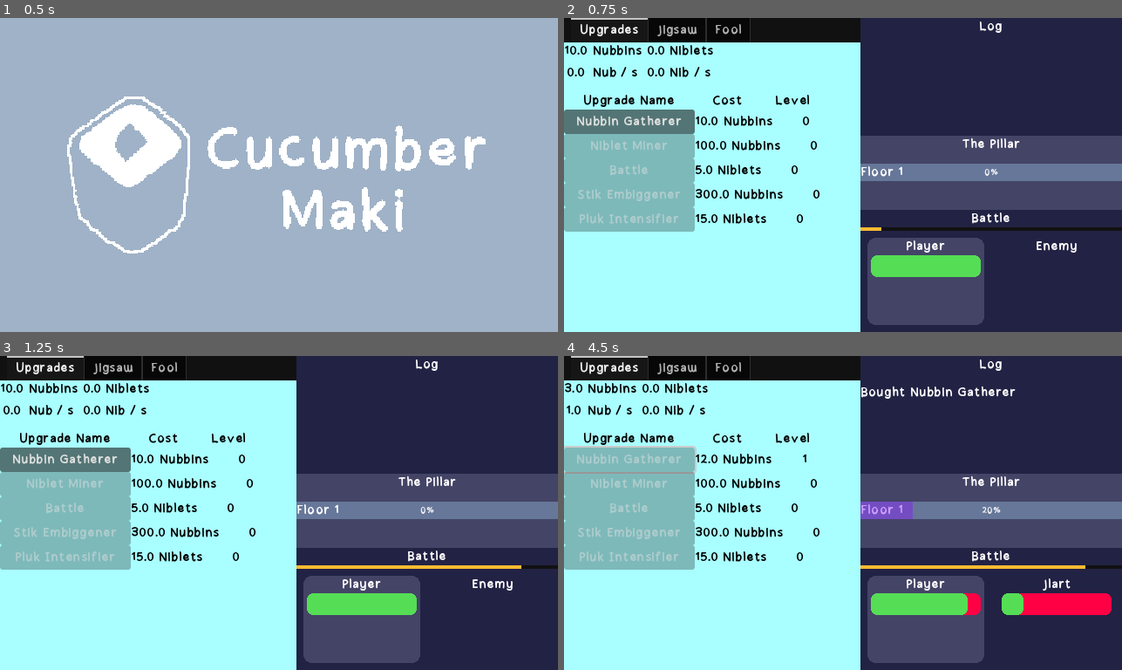
Above: before the commit, frames 1-4 (two rows, left to right).
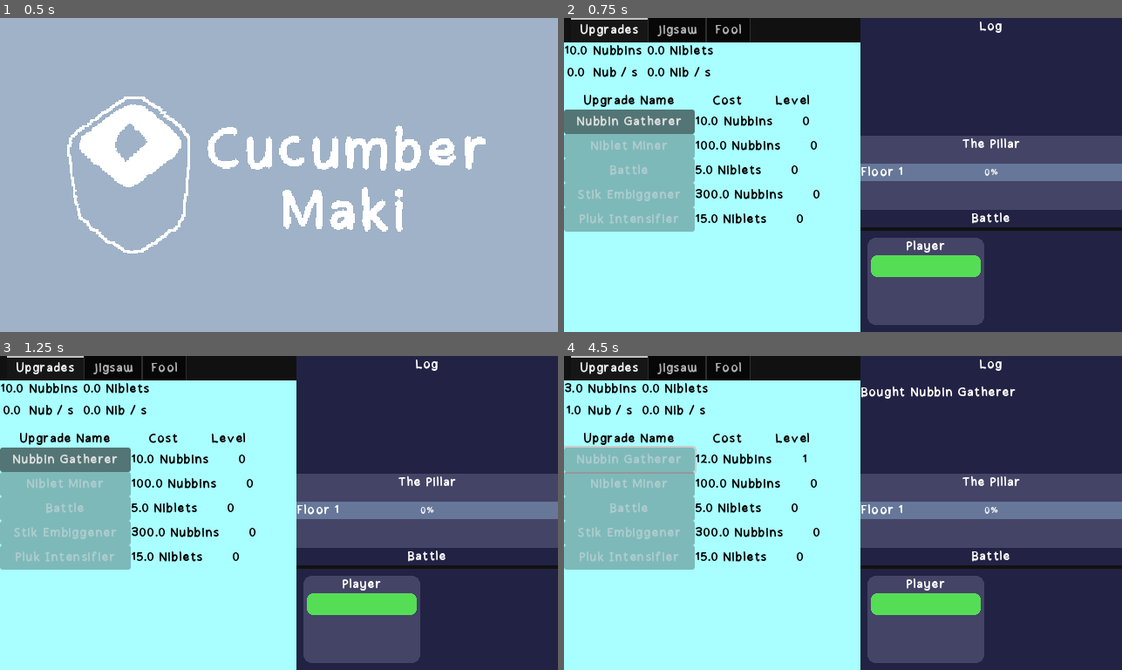
Above: after the commit, the same moments.

Repository: Cucumber-Maki/gmtk-2025
Game: Godot game, scene res://scenes/splashScreen/splashScreen.tscn
Two runs of this game, one before a commit and one after it. Both use one fixed random seed, a clock stepped at 60 frames per second and the inputs below.
Inputs (mouse positions are in pixels of both pictures, inside the frame that each line leads up to):
- Up to frame 1 (0.5 s): no input
- Up to frame 2 (0.75 s): tap Enter at 0.5 s; move the mouse to (965, 159) at 0.52 s; click (965, 159) at 0.67 s
- Up to frame 3 (1.25 s): no input
- Up to frame 4 (4.5 s): click "Nubbin Gatherer" at 1.25 s; drag from (731, 528) to (815, 575) at 2.02 s; move the mouse to (898, 443) at 2.77 s; drag from (815, 575) to (675, 465) at 3.52 s; tap F5 (game_restart) at 4.25 s; move the mouse to (1010, 560) at 4.27 s; hold Escape (player_menu_back) from 4.28 s (still down)

Frame 1 is identical in both runs. In frame 2, 0.2% of the frame differs, in the area x 53-92%, y 66-75%; in frame 3, 0.6%; in frame 4, 2.6%, in the area x 53-99%, y 46-83%.

Commit message:
feat: Battle button enable.

Diff:
--- a/assets/gameLoop/battle/battle.gd
+++ b/assets/gameLoop/battle/battle.gd
@@ -17,6 +17,8 @@
 
 @export var playerRegenTime : float = 4.0;
 @export var playerRegenActive : bool = false;
+
+@export var enabled : bool = false;
 
 func _getPlayerMaxHealth() -> float:
 	var piecesMultiplier := HandContainer.s_instance.getMutliplierOfColor(JigsawPieceBase.Colors.red);
@@ -40,6 +42,8 @@
 	attackTime = _getAttackTime();
 
 func _process(delta: float) -> void:
+	if (!enabled): return;
+
 	if (playerRegenActive):
 		attackCooldownBar.value = 0.0;
 		playerRegen(delta);
--- a/assets/gameLoop/battle/battle.tscn
+++ b/assets/gameLoop/battle/battle.tscn
@@ -109,7 +109,6 @@
 
 [node name="Label" type="Label" parent="VBoxContainer/HSplitContainer/EnemyMargin/Enemy"]
 layout_mode = 2
-text = "Enemy"
 horizontal_alignment = 1
 
 [node name="ProgressBar" type="ProgressBar" parent="VBoxContainer/HSplitContainer/EnemyMargin/Enemy"]
--- a/assets/menus/upgradePage/upgradeButtons.gd
+++ b/assets/menus/upgradePage/upgradeButtons.gd
@@ -8,7 +8,7 @@
 	#upgrade rows
 	addUpgradeRow("Nubbin Gatherer", "A lil guy to gather you nubbins", 10, 1.2, Resources.UpgradeResource.Nubbin, func(): Resources.addResource(1, Resources.UpgradeResource.NubbinsPerSecond));
 	addUpgradeRow("Niblet Miner", "A stongy boi to get you some niblets", 100, 1.4, Resources.UpgradeResource.Nubbin, func(): Resources.addResource(1, Resources.UpgradeResource.NibletsPerSecond));
-	addUpgradeRow("Battle", "Lets you poke dudes to get more stuff", 5, 1, Resources.UpgradeResource.Niblet, func(): pass);
+	addUpgradeRow("Battle", "Lets you poke dudes to get more stuff", 5, 1, Resources.UpgradeResource.Niblet, func(s):Battle.s_instance.enabled = true; s.queue_free());
 	addUpgradeRow("Stik Embiggener", "Bigger stik hurt more", 300, 1.5, Resources.UpgradeResource.Nubbin, func(): pass);
 	addUpgradeRow("Pluk Intensifier", "More pluk make you die less", 15, 1.5, Resources.UpgradeResource.Niblet, func(): pass);
 
--- a/assets/menus/upgradePage/upgradeRow.gd
+++ b/assets/menus/upgradePage/upgradeRow.gd
@@ -18,7 +18,11 @@
 	effect : Callable) -> void:
 	$Button.text = buttonName;
 	$Button.tooltip_text = buttonHover;
-	$Button.button_up.connect(effect);
+	$Button.button_up.connect((func(effect : Callable):
+		match (effect.get_argument_count()):
+			0: effect.call();
+			1: effect.call(self);
+	).bind(effect));
 
 	_upgradeName = buttonName;
 	_currentCost = baseCost;
